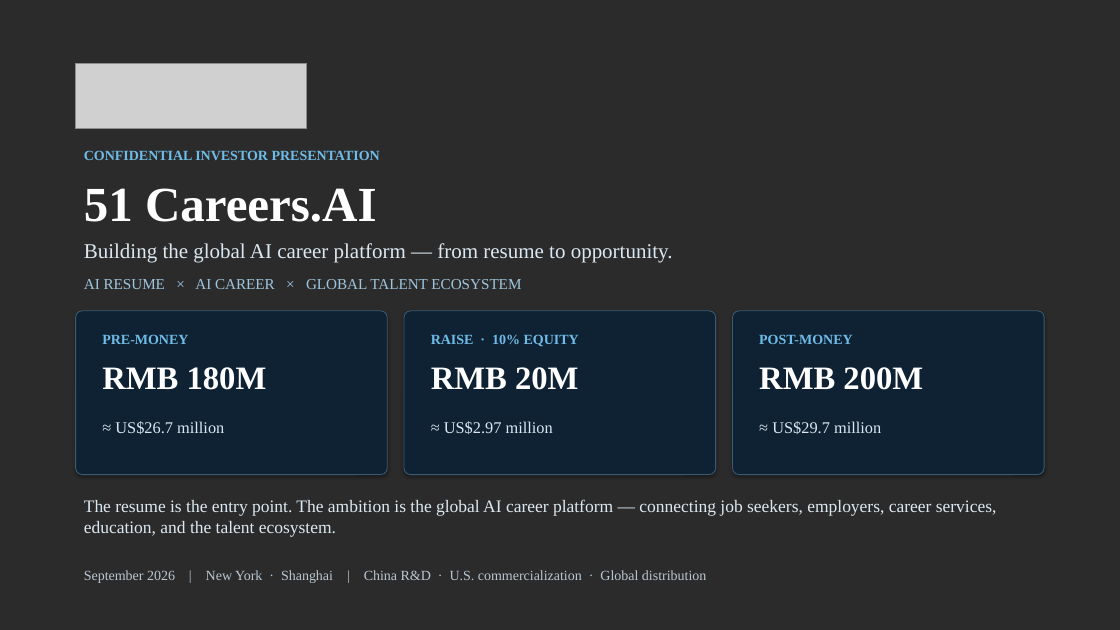
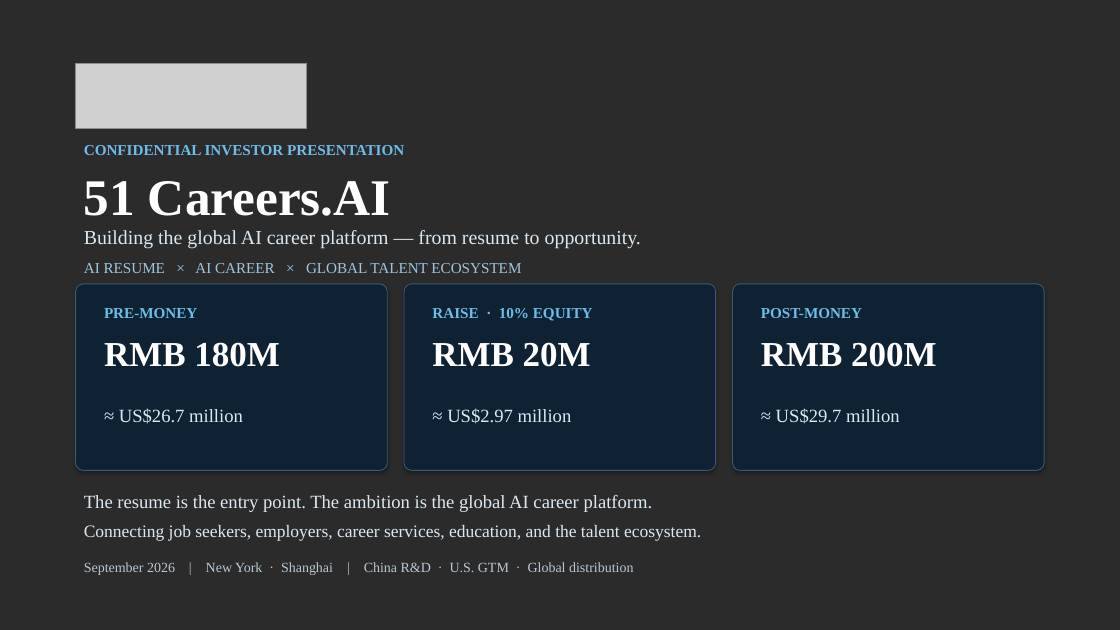
Before and after one commit to anthonyleedu/anthonyleedu, a slide deck: slide 1 of 51Careers_AI_Investor_Overview.pptx. Drawn at 1120x630 pixels with LibreOffice and Linux fonts; fonts in the diff are those of the drawing; grey boxes stand for pictures; background and template pictures are left out; a plain dark background stands for a picture behind light text. Boxes give left, top, right and bottom in pixels: in the first picture for what was removed or moved away, otherwise in the second. Text is boxed around its words. In the diff, an @@ line names an element or a change of style, - is before the commit and + after.

```diff
--- a/51Careers_AI_Investor_Overview.pptx
+++ b/51Careers_AI_Investor_Overview.pptx
@@ text "51 Careers.AI": place and size @@
-text "51 Careers.AI" at box(84, 188, 377, 222)
+text "51 Careers.AI" at box(84, 181, 391, 216)
@@ text "51 Careers.AI" at box(84, 181, 391, 216): size 42 to 44 pt @@
@@ text "Building the global AI career ...": place and size @@
-text "Building the global AI career ..." at box(84, 243, 673, 263)
+text "Building the global AI career ..." at box(84, 230, 641, 248)
@@ text "Building the global AI career ..." at box(84, 230, 641, 248): size 18 to 17 pt @@
@@ text "AI RESUME × AI CAREER ...": place and size @@
-text "AI RESUME × AI CAREER ..." at box(84, 279, 521, 289)
+text "AI RESUME × AI CAREER ..." at box(84, 263, 521, 273)
@@ rounded rectangle: place and size @@
-rounded rectangle at box(76, 311, 387, 475)
+rounded rectangle at box(76, 284, 387, 471)
@@ text "PRE-MONEY": place and size @@
-text "PRE-MONEY" at box(102, 334, 188, 344)
+text "PRE-MONEY" at box(104, 308, 197, 318)
@@ rounded rectangle: place and size @@
-rounded rectangle at box(404, 311, 716, 475)
+rounded rectangle at box(404, 284, 716, 471)
@@ text "RAISE · 10% EQUITY": place and size @@
-text "RAISE · 10% EQUITY" at box(431, 334, 579, 347)
+text "RAISE · 10% EQUITY" at box(432, 308, 593, 321)
@@ rounded rectangle: place and size @@
-rounded rectangle at box(733, 311, 1044, 475)
+rounded rectangle at box(733, 284, 1044, 471)
@@ size 12 to 13 pt in 4 elements at box(84, 145, 404, 155), box(104, 308, 197, 318), box(432, 308, 593, 321), box(761, 308, 862, 318) @@
@@ text "POST-MONEY": place and size @@
-text "POST-MONEY" at box(759, 334, 852, 344)
+text "POST-MONEY" at box(761, 308, 862, 318)
@@ text "RMB 180M": place and size @@
-text "RMB 180M" at box(102, 367, 267, 390)
+text "RMB 180M" at box(104, 342, 279, 367)
@@ text "RMB 20M": place and size @@
-text "RMB 20M" at box(431, 367, 578, 390)
+text "RMB 20M" at box(432, 342, 591, 367)
@@ size 28 to 30 pt in 3 elements at box(104, 342, 279, 367), box(432, 342, 591, 367), box(761, 342, 936, 367) @@
@@ text "RMB 200M": place and size @@
-text "RMB 200M" at box(759, 367, 923, 390)
+text "RMB 200M" at box(761, 342, 936, 367)
@@ text "≈ US$26.7 million": place and size @@
-text "≈ US$26.7 million" at box(115, 421, 224, 434)
+text "≈ US$26.7 million" at box(119, 408, 243, 424)
@@ text "≈ US$2.97 million": place and size @@
-text "≈ US$2.97 million" at box(444, 421, 553, 434)
+text "≈ US$2.97 million" at box(447, 408, 572, 424)
@@ size 14 to 16 pt in 3 elements at box(119, 408, 243, 424), box(447, 408, 572, 424), box(776, 408, 900, 424) @@
@@ text "≈ US$29.7 million": place and size @@
-text "≈ US$29.7 million" at box(772, 421, 881, 434)
+text "≈ US$29.7 million" at box(776, 408, 900, 424)
@@ text at box(84, 495, 653, 512): text changed; size 15 to 16 pt @@
-The resume is the entry point. The ambition is the global AI career platform — connecting job seekers, employers, career services, education, and the talent ecosystem.
+The resume is the entry point. The ambition is the global AI career platform.
@@ text added at box(84, 525, 701, 541), 15 pt, text #DCE8F1 @@
+Connecting job seekers, employers, career services, education, and the talent ecosystem.
@@ text at box(84, 562, 633, 575): text changed @@
-September 2026 | New York · Shanghai | China R&D · U.S. commercialization · Global distribution
+September 2026 | New York · Shanghai | China R&D · U.S. GTM · Global distribution
```
Also in this commit, not shown: 28 other slides changed, 1 other file.
